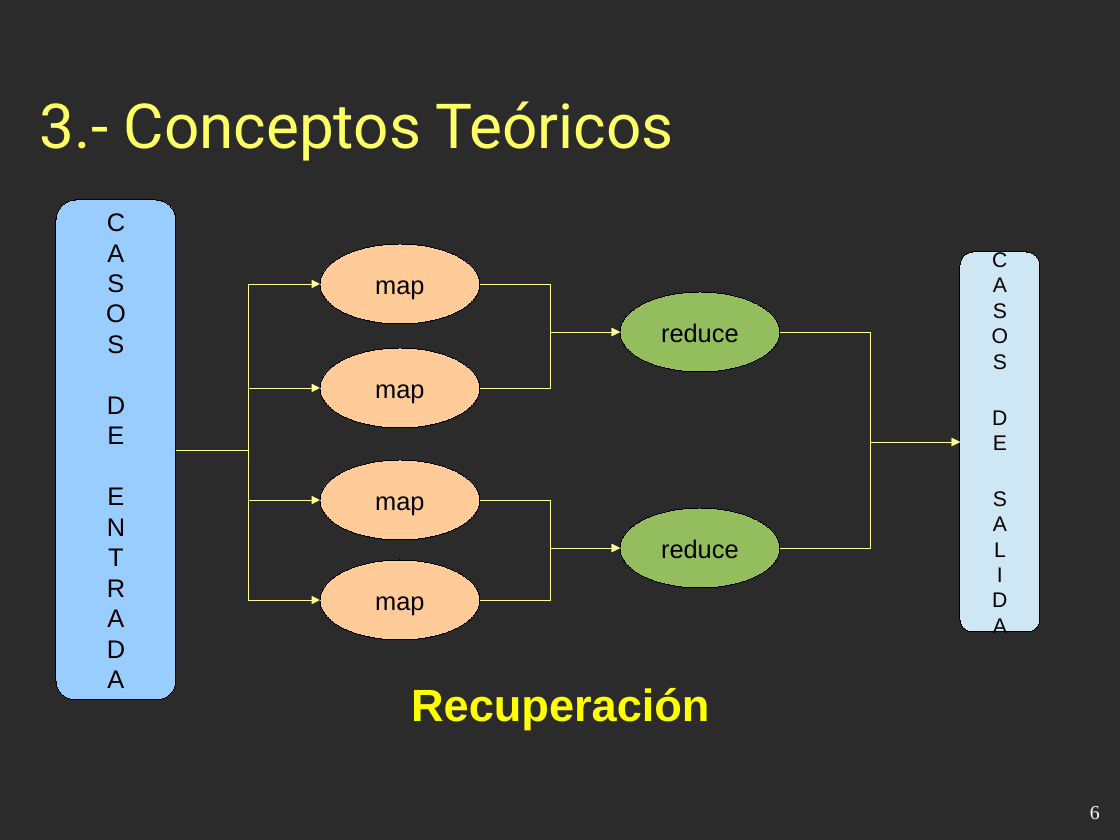
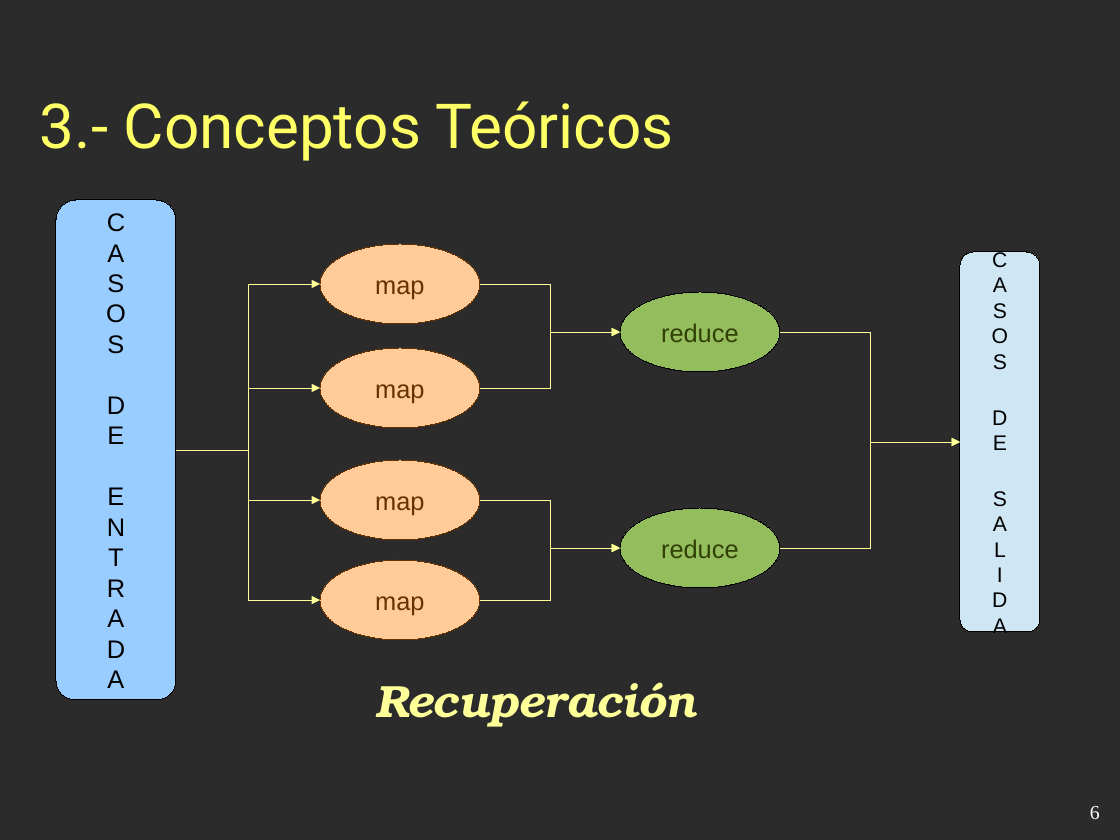
Before and after one commit to esbaixauli/proyecto-ii-ubu, a slide deck: slide 6 of trunk/Documentación/Presentación.odp. Drawn at 1120x840 pixels with LibreOffice and Linux fonts; fonts in the diff are those of the drawing; background and template pictures are left out; a plain dark background stands for a picture behind light text. Boxes give left, top, right and bottom in pixels: in the first picture for what was removed or moved away, otherwise in the second. Text is boxed around its words. In the diff, an @@ line names an element or a change of style, - is before the commit and + after.

```diff
--- a/trunk/Documentación/Presentación.odp
+++ b/trunk/Documentación/Presentación.odp
@@ text colour #000000 to #663300; outline #000000 0 pt to #663300 0 pt in 4 elements at (320, 349, 480, 429), (320, 460, 480, 541), (320, 560, 480, 640), (320, 244, 480, 324) @@
@@ ellipse "reduce" at (620, 292, 780, 372): text colour #000000 to #314004 @@
@@ ellipse "reduce" at (620, 508, 780, 588): text colour #000000 to #314004 @@
@@ text "Recuperación": place and size @@
-text "Recuperación" at (411, 688, 709, 730)
+text "Recuperación" at (375, 682, 697, 727)
@@ text "Recuperación" at (375, 682, 697, 727): font Arial to TeX Gyre Bonum, text colour #FFFF00 to #FFFF99, italic on @@
```
Also in this commit, not shown: 13 other slides changed, 1 slide removed.
